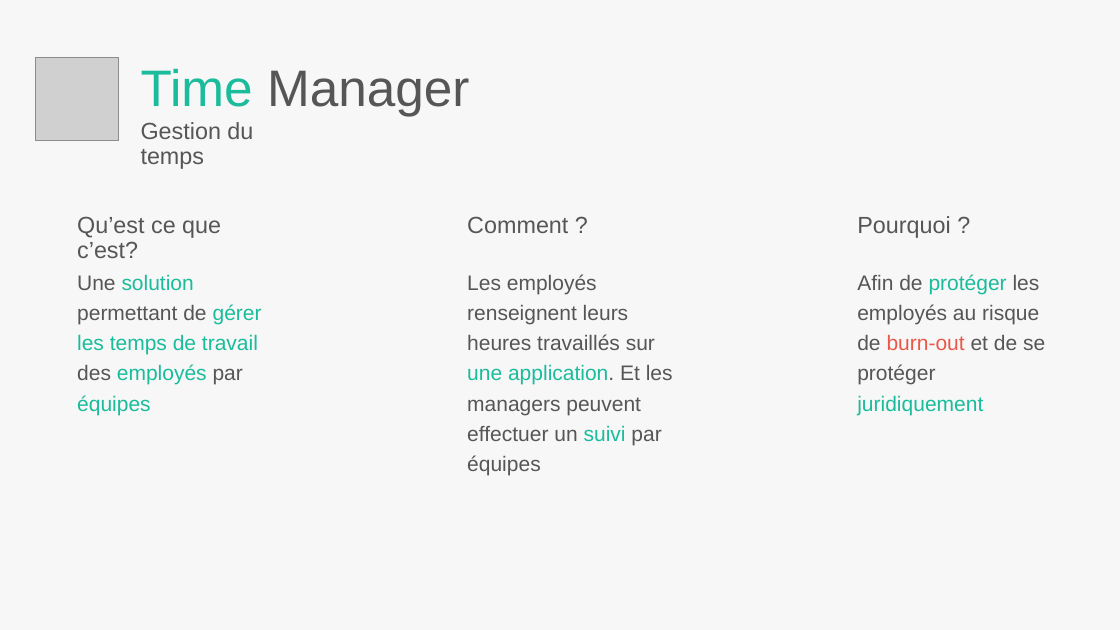
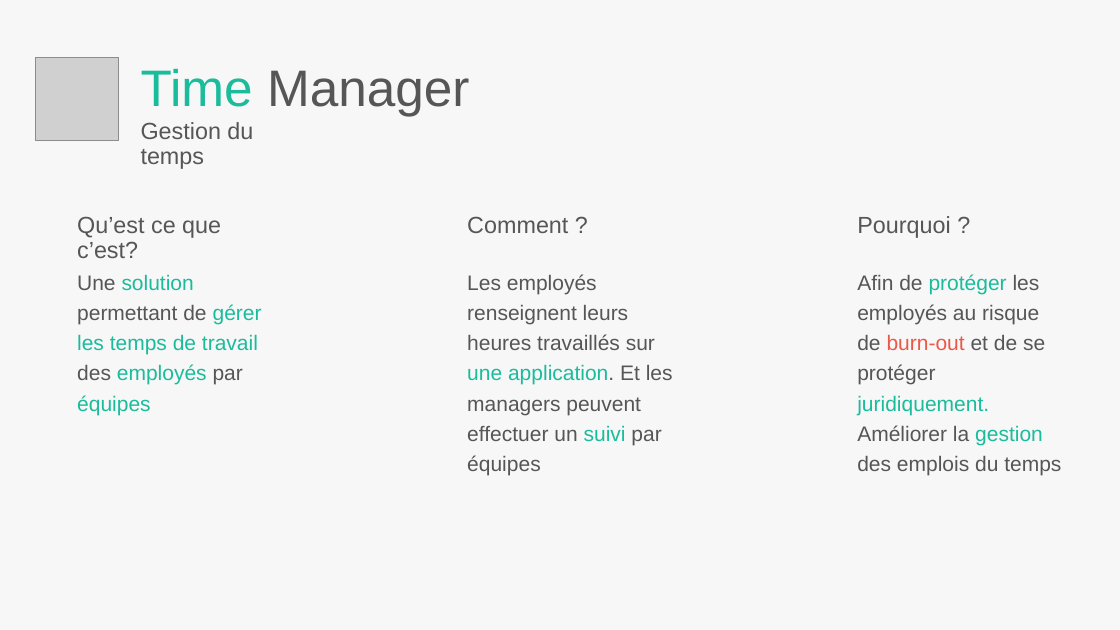
Before and after one commit to ReyLinn/DIT-Gotham, a slide deck: slide 3 of DIT - Gotham WIP.pptx (slide 2 before the commit). Drawn at 1120x630 pixels with LibreOffice and Linux fonts; fonts in the diff are those of the drawing; grey boxes stand for pictures. Boxes give left, top, right and bottom in pixels: in the first picture for what was removed or moved away, otherwise in the second. Text is boxed around its words. In the diff, an @@ line names an element or a change of style, - is before the commit and + after.

```diff
--- a/DIT - Gotham WIP.pptx
+++ b/DIT - Gotham WIP.pptx
@@ text at (857,274,1061,476): text changed @@
-Afin de protéger les employés au risque de burn-out et de se protéger juridiquement
+Afin de protéger les employés au risque de burn-out et de se protéger juridiquement.
+Améliorer la gestion des emplois du temps
```
Also in this commit, not shown: 1 other slide changed, 9 slides added, 1 slide removed.
